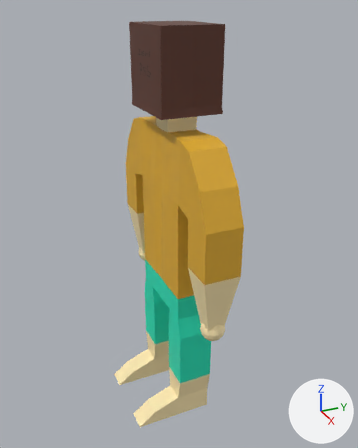
Renders of the FBX model Assets/Resources/PlayerModel/IHmaincharacter.fbx from each side of a commit.
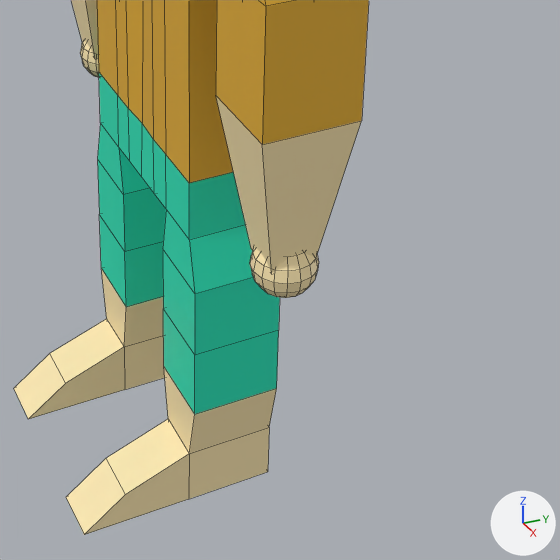
Each version appears first whole from a 50 mm lens placed at (14.01, -6.19, 13.92), pointed at (0.13, 0.05, 6.99), and next in a close-up on the part from 31% to 87% of the width and 52% to 97% of the height. The axes (+X, +Y, +Z) are drawn at lower right. The lights are the same throughout. The close-ups show mesh edges as thin lines. Where no turn or scale is listed for an object, it has been applied to the vertices.

The first close-up shows 'Chest', 'Feet', 'Forearms', 'Left Hand', 'Legs'.
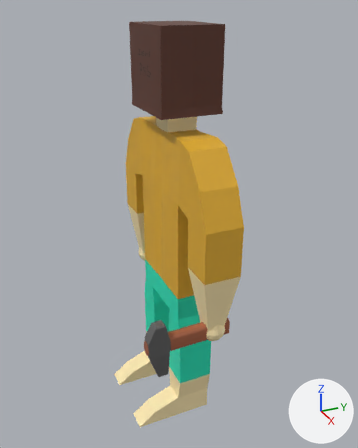
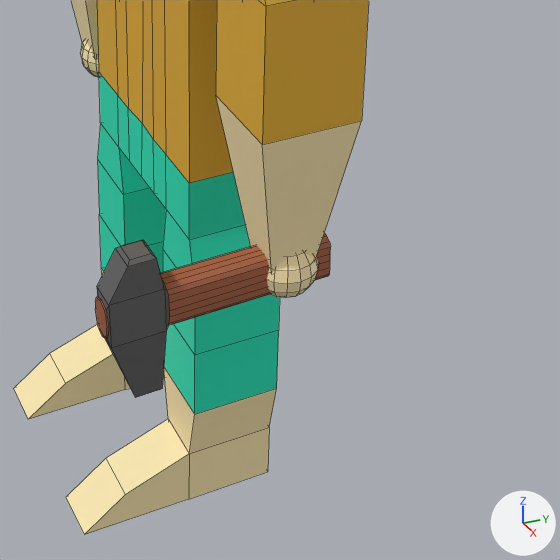
Boxes (x1, y1, x2, y2) around the edits, measured in the close-ups (560 x 560 px):
'stone_axe', added
    after: (95, 233, 331, 398)
    faces in mat_axestone (dark grey #616161): (97, 240, 169, 398)
    faces in mat_axewood (brown #a76142): (95, 233, 331, 339)

The change, as a diff of the scene's bpy script:
```diff
--- a/Assets/Resources/PlayerModel/IHmaincharacter.fbx.py
+++ b/Assets/Resources/PlayerModel/IHmaincharacter.fbx.py
@@ mat_axewood @@
+mat_axewood = principled_material('AxeWood')
+mat_axewood.base_color = (0.386, 0.119, 0.054)  # brown #a76142
@@ mat_axestone @@
+mat_axestone = principled_material('AxeStone')
+mat_axestone.base_color = (0.119, 0.119, 0.119)  # dark grey #616161
@@ me_cube_006 @@
+me_cube_006.from_pydata(...)  # 82 vertices, 57 faces; spans x -0.2..0.2, y -1.72..1.01, z -1.26..0.73
+# faces by material slot: [34, 23]
+me_cube_006.materials.append(mat_axewood)  # brown #a76142
+me_cube_006.materials.append(mat_axestone)  # dark grey #616161
@@ ob_stone_axe @@
+ob_stone_axe = bpy.data.objects.new('stone_axe', me_cube_006)
+ob_stone_axe.location = (2.83, -0.51, 4.53)
```
